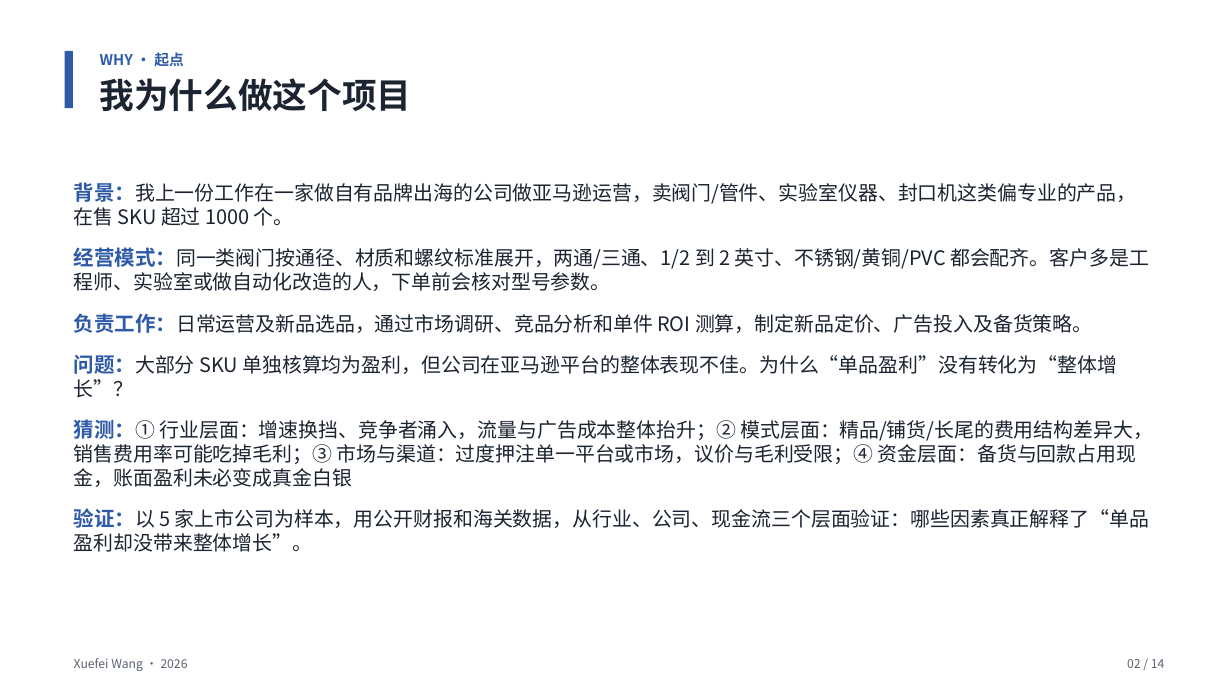
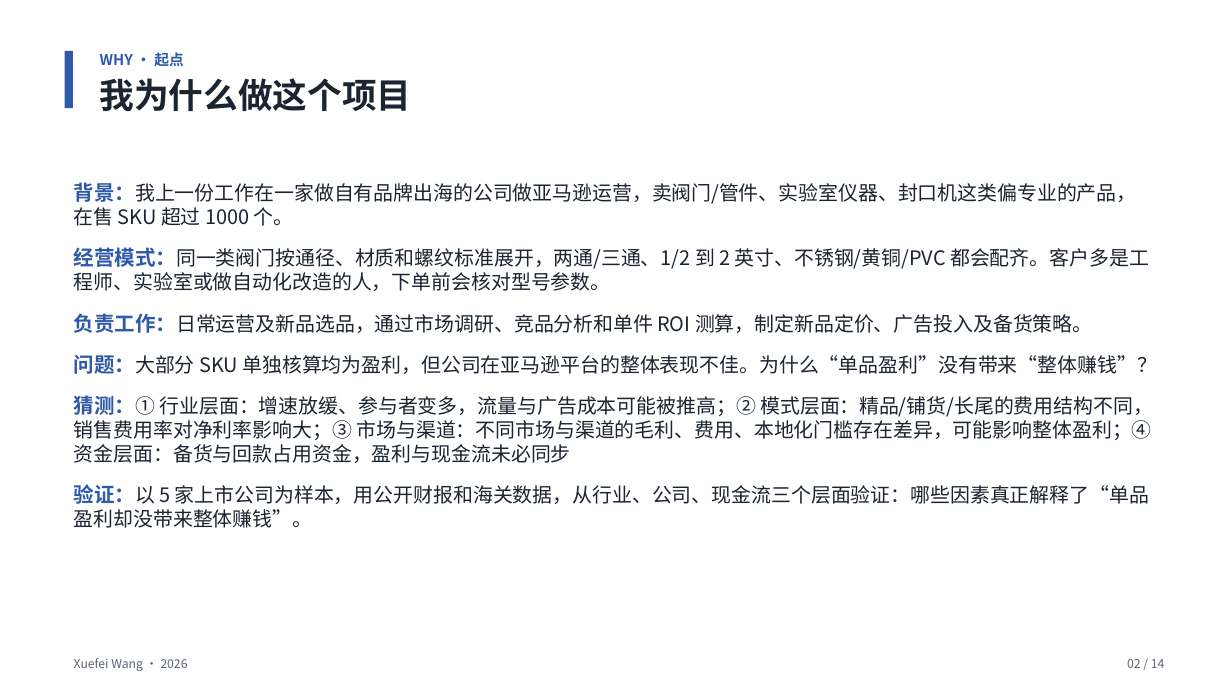
Before and after one commit to Ashely-sudo/cross-border-analysis, a slide deck: slide 2 of presentation/中国跨境电商出海赛道分析-项目故事-v2.pptx. Drawn at 1232x693 pixels with LibreOffice and Linux fonts; fonts in the diff are those of the drawing. Boxes give left, top, right and bottom in pixels: in the first picture for what was removed or moved away, otherwise in the second. Text is boxed around its words. In the diff, an @@ line names an element or a change of style, - is before the commit and + after.

```diff
--- a/presentation/中国跨境电商出海赛道分析-项目故事-v2.pptx
+++ b/presentation/中国跨境电商出海赛道分析-项目故事-v2.pptx
@@ text at (x1=74, y1=355, x2=1157, y2=528): text changed @@
-问题：大部分 SKU 单独核算均为盈利，但公司在亚马逊平台的整体表现不佳。为什么“单品盈利”没有转化为“整体增长”？
-猜测：① 行业层面：增速换挡、竞争者涌入，流量与广告成本整体抬升；② 模式层面：精品/铺货/长尾的费用结构差异大，销售费用率可能吃掉毛利；③ 市场与渠道：过度押注单一平台或市场，议价与毛利受限；④ 资金层面：备货与回款占用现金，账面盈利未必变成真金白银
-验证：以 5 家上市公司为样本，用公开财报和海关数据，从行业、公司、现金流三个层面验证：哪些因素真正解释了“单品盈利却没带来整体增长”。
+问题：大部分 SKU 单独核算均为盈利，但公司在亚马逊平台的整体表现不佳。为什么“单品盈利”没有带来“整体赚钱”？
+猜测：① 行业层面：增速放缓、参与者变多，流量与广告成本可能被推高；② 模式层面：精品/铺货/长尾的费用结构不同，销售费用率对净利率影响大；③ 市场与渠道：不同市场与渠道的毛利、费用、本地化门槛存在差异，可能影响整体盈利；④ 资金层面：备货与回款占用资金，盈利与现金流未必同步
+验证：以 5 家上市公司为样本，用公开财报和海关数据，从行业、公司、现金流三个层面验证：哪些因素真正解释了“单品盈利却没带来整体赚钱”。
```
Also in this commit, not shown: 2 other slides changed, 1 other file.
